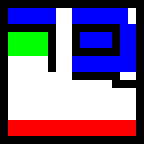
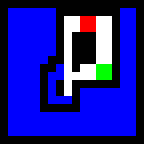
Layered file, before and after one edit (144px x 144px). Changes by layer:
painted on "Layer 0" over box(8, 8, 136, 136)
